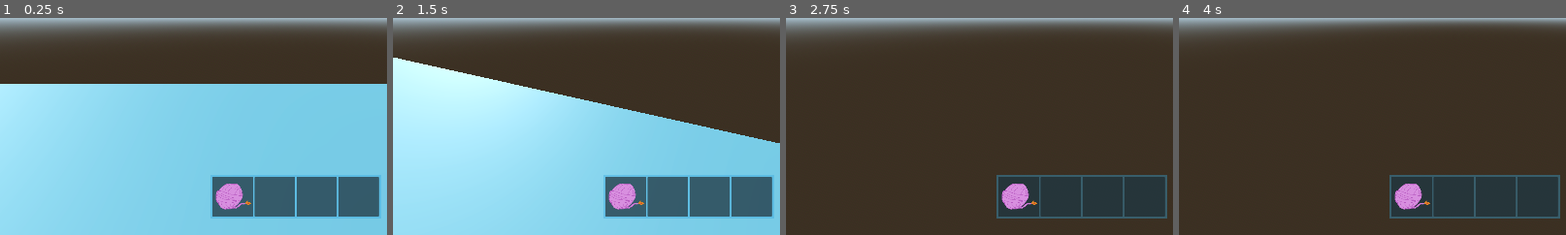
Above: before the commit, frames 1-4 (left to right).
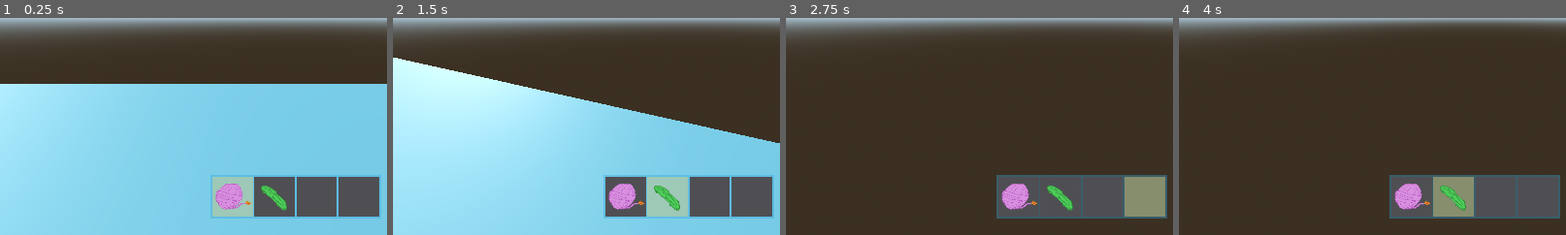
Above: after the commit, the same moments.

Repository: BrainFartScientist/cat-eternal
Game: Godot game, scene res://world.tscn
The game is run twice, just before and just after one commit, with the same random seed, the same clock (stepped at 60 frames per second) and the same inputs.
Inputs (mouse positions are % of the whole screen's width and height, from its top left):
- Up to frame 1 (0.25 s): no input
- Up to frame 2 (1.5 s): tap Enter at 0.5 s; move the mouse to (55, 50) at 0.52 s; hold W (up) from 0.53 s (still down); tap 1 (selectItem, bound only after the commit) at 0.6 s; tap Space (jump) at 0.77 s; tap 2 at 0.8, 1.35 s; move the mouse to (45, 50) at 1.27 s
- Up to frame 3 (2.75 s): keep holding W (up); tap Space (jump) at 1.52 s; tap 3 at 1.55, 2.1 s; move the mouse to (52, 48) at 2.02 s; tap 4 at 2.3 s
- Up to frame 4 (4 s): keep holding W (up); tap Space (jump) at 2.75, 3.02, 3.77 s; move the mouse to (49, 52) at 2.77 s; tap 4 at 2.85 s; tap 1 (selectItem, bound only after the commit) at 3.05 s; move the mouse to (57, 51) at 3.52 s; hold Shift (sprint) from 3.53 s (still down); tap 2 at 3.8 s
The pictures show only the part of the screen within x 12-62%, y 50-100%; the shares and areas given below are measured in that part.

The runs differ from the first frame. In frame 1, 7.0% of the frame differs, in the area x 54-98%, y 73-92%; in frame 2, 6.0%; in frame 3, 7.0%; in frame 4, 7.0%.

Commit message:
Added visual item selection (without logic)

Diff:
--- a/prefabs/player/Player.gd
+++ b/prefabs/player/Player.gd
@@ -28,6 +28,8 @@
 var hp = max_hp
 var damage_flash_tween: Tween = null
 func _ready():
+	previousItemNode = item_selection_overlay.get_node("Panel0") #start the game with the first block selected
+	_select_item(0)
 	Input.set_mouse_mode(Input.MOUSE_MODE_CAPTURED)
 
 func damage(dmg: float, source_position):
@@ -52,6 +54,26 @@
 	if event is InputEventMouseMotion:
 		head.rotate_y(-event.relative.x * SENSITIVITY)
 
+# UI item selection
+	if event is InputEventKey:
+		if Input.is_action_just_pressed("selectItem"):
+			match event.keycode:
+				KEY_1:
+					_select_item(0)
+				KEY_2:
+					_select_item(1)
+				KEY_3:
+					_select_item(2)
+				KEY_4:
+					_select_item(3)
+	if event is InputEventMouseButton:
+		if event.pressed:
+			if event.button_index == MOUSE_BUTTON_WHEEL_UP:
+				_select_item((currentItem + 1) % 4)
+			if event.button_index == MOUSE_BUTTON_WHEEL_DOWN:
+				if currentItem == 0:
+					_select_item(3)
+				else: _select_item((currentItem - 1) % 3)
 func _physics_process(delta):
 	# Add the gravity.
 	if not is_on_floor():
@@ -98,3 +120,21 @@
 	pos.y = sin(time * BOB_FREQ) * BOB_AMP
 	pos.x = cos(time * BOB_FREQ / 2) * BOB_AMP
 	return pos
+
+
+@onready var item_selection_overlay = $Control/CanvasLayer/PanelContainer/MarginContainer/ItemSelectionOverlay
+
+const SELECTED_ITEM_BORDER = preload("res://assets/items/selected_item.tres")
+const UNSELECTED_ITEM_BORDER = preload("res://assets/items/unselected_item.tres")
+#var itemInventory = [wollbombe, wollbombe, wollbombe, wollbombe]
+var currentItem = 0
+var previousItemNode
+
+# Displays the selected item in the UI
+func _select_item(selectedItemSlot):
+	previousItemNode.add_theme_stylebox_override("panel", UNSELECTED_ITEM_BORDER)
+	currentItem = selectedItemSlot
+	var item_node_name = "Panel" + str(selectedItemSlot)
+	var item_node = item_selection_overlay.get_node(item_node_name)
+	item_node.add_theme_stylebox_override("panel", SELECTED_ITEM_BORDER)
+	previousItemNode = item_node
--- a/project.godot
+++ b/project.godot
@@ -52,3 +52,11 @@
 "events": [Object(InputEventKey,"resource_local_to_scene":false,"resource_name":"","device":-1,"window_id":0,"alt_press …(192 unchanged characters)…
 ]
 }
+selectItem={
+"deadzone": 0.2,
+"events": [Object(InputEventKey,"resource_local_to_scene":false,"resource_name":"","device":-1,"window_id":0,"alt_pressed":false,"shift_pressed":false,"ctrl_pressed":false,"meta_pressed":false,"pressed":false,"keycode":0,"physical_keycode":49,"key_label":0,"unicode":49,"location":0,"echo":false,"script":null)
+, Object(InputEventKey,"resource_local_to_scene":false,"resource_name":"","device":-1,"window_id":0,"alt_pressed":false,"shift_pressed":false,"ctrl_pressed":false,"meta_pressed":false,"pressed":false,"keycode":0,"physical_keycode":50,"key_label":0,"unicode":50,"location":0,"echo":false,"script":null)
+, Object(InputEventKey,"resource_local_to_scene":false,"resource_name":"","device":-1,"window_id":0,"alt_pressed":false,"shift_pressed":false,"ctrl_pressed":false,"meta_pressed":false,"pressed":false,"keycode":0,"physical_keycode":51,"key_label":0,"unicode":51,"location":0,"echo":false,"script":null)
+, Object(InputEventKey,"resource_local_to_scene":false,"resource_name":"","device":-1,"window_id":0,"alt_pressed":false,"shift_pressed":false,"ctrl_pressed":false,"meta_pressed":false,"pressed":false,"keycode":0,"physical_keycode":52,"key_label":0,"unicode":52,"location":0,"echo":false,"script":null)
+]
+}
--- a/world.tscn
+++ b/world.tscn
@@ -1,10 +1,12 @@
-[gd_scene load_steps=13 format=3 uid="uid://4u2ik7uota0b"]
+[gd_scene load_steps=15 format=3 uid="uid://4u2ik7uota0b"]
 
 [ext_resource type="Script" uid="uid://ch0jvvraplm8c" path="res://prefabs/player/Player.gd" id="1_f3sb7"]
 [ext_resource type="PackedScene" uid="uid://1dt4e3g2whcf" path="res://prefabs/ui/DamageIndicator.tscn" id="2_036b0"]
 [ext_resource type="PackedScene" uid="uid://q0pf7j62g208" path="res://prefabs/enemies/MeeleEnemy.tscn" id="2_fj7yv"]
 [ext_resource type="Script" uid="uid://8l1uf4g37gjc" path="res://CameraUtil.gd" id="2_tlwt5"]
 [ext_resource type="Texture2D" uid="uid://crsq0dg0y7ts" path="res://assets/items/Wollbombe.png" id="3_aqk2v"]
+[ext_resource type="StyleBox" uid="uid://cwckpqkq8q65f" path="res://assets/items/unselected_item.tres" id="4_dwbse"]
+[ext_resource type="Texture2D" uid="uid://wmv4vnqm7ihn" path="res://assets/items/gurke64x64.png" id="6_pkg7o"]
 
 [sub_resource type="ProceduralSkyMaterial" id="ProceduralSkyMaterial_fj7yv"]
 sky_top_color = Color(0.0593274, 0.467885, 0.74303, 1)
@@ -91,25 +93,34 @@
 layout_mode = 2
 columns = 4
 
-[node name="Panel" type="Panel" parent="Player/Control/CanvasLayer/PanelContainer/MarginContainer/ItemSelectionOverlay"]
+[node name="Panel0" type="Panel" parent="Player/Control/CanvasLayer/PanelContainer/MarginContainer/ItemSelectionOverlay"]
 custom_minimum_size = Vector2(100, 100)
 layout_mode = 2
+theme_override_styles/panel = ExtResource("4_dwbse")
 
-[node name="Wollbombe" type="Sprite2D" parent="Player/Control/CanvasLayer/PanelContainer/MarginContainer/ItemSelectionOverlay/Panel"]
+[node name="Wollbombe" type="Sprite2D" parent="Player/Control/CanvasLayer/PanelContainer/MarginContainer/ItemSelectionOverlay/Panel0"]
 position = Vector2(48, 23)
 texture = ExtResource("3_aqk2v")
+
+[node name="Panel1" type="Panel" parent="Player/Control/CanvasLayer/PanelContainer/MarginContainer/ItemSelectionOverlay"]
+custom_minimum_size = Vector2(100, 100)
+layout_mode = 2
+theme_override_styles/panel = ExtResource("4_dwbse")
+
+[node name="Gurke64x64" type="Sprite2D" parent="Player/Control/CanvasLayer/PanelContainer/MarginContainer/ItemSelectionOverlay/Panel1"]
+position = Vector2(48.5, 48.5)
+scale = Vector2(1.26563, 1.26563)
+texture = ExtResource("6_pkg7o")
 
 [node name="Panel2" type="Panel" parent="Player/Control/CanvasLayer/PanelContainer/MarginContainer/ItemSelectionOverlay"]
 custom_minimum_size = Vector2(100, 100)
 layout_mode = 2
+theme_override_styles/panel = ExtResource("4_dwbse")
 
 [node name="Panel3" type="Panel" parent="Player/Control/CanvasLayer/PanelContainer/MarginContainer/ItemSelectionOverlay"]
 custom_minimum_size = Vector2(100, 100)
 layout_mode = 2
-
-[node name="Panel4" type="Panel" parent="Player/Control/CanvasLayer/PanelContainer/MarginContainer/ItemSelectionOverlay"]
-custom_minimum_size = Vector2(100, 100)
-layout_mode = 2
+theme_override_styles/panel = ExtResource("4_dwbse")
 
 [node name="DamageFlesh" type="ColorRect" parent="Player/Control/CanvasLayer"]
 modulate = Color(1, 1, 1, 0)
Not shown, added: assets/enemies/Enemyyyyy_Animation_sprite_0000_Ebene-1.png.import
Not shown, added: assets/enemies/Enemyyyyy_Animation_sprite_0001_Ebene-1.png.import
Not shown, added: assets/enemies/Enemyyyyy_Animation_sprite_0002_Ebene-1.png.import
Not shown, added: assets/items/Knochen.png.import
Not shown, added: assets/items/gurke64x64.png.import
